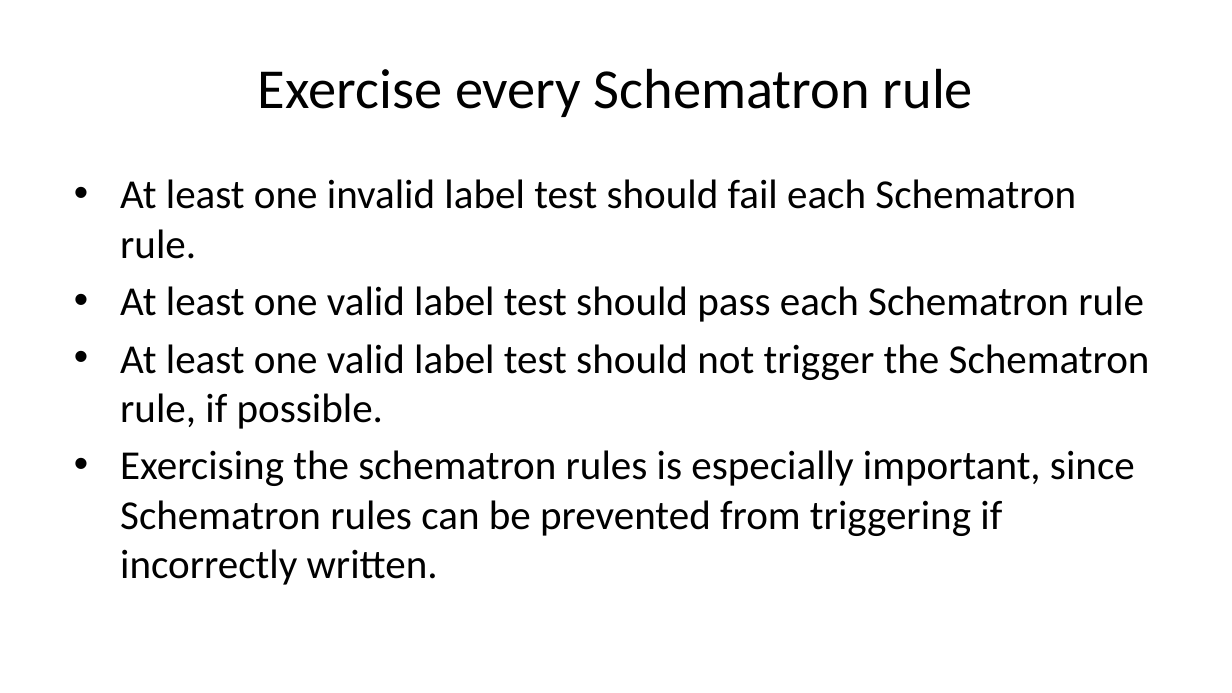
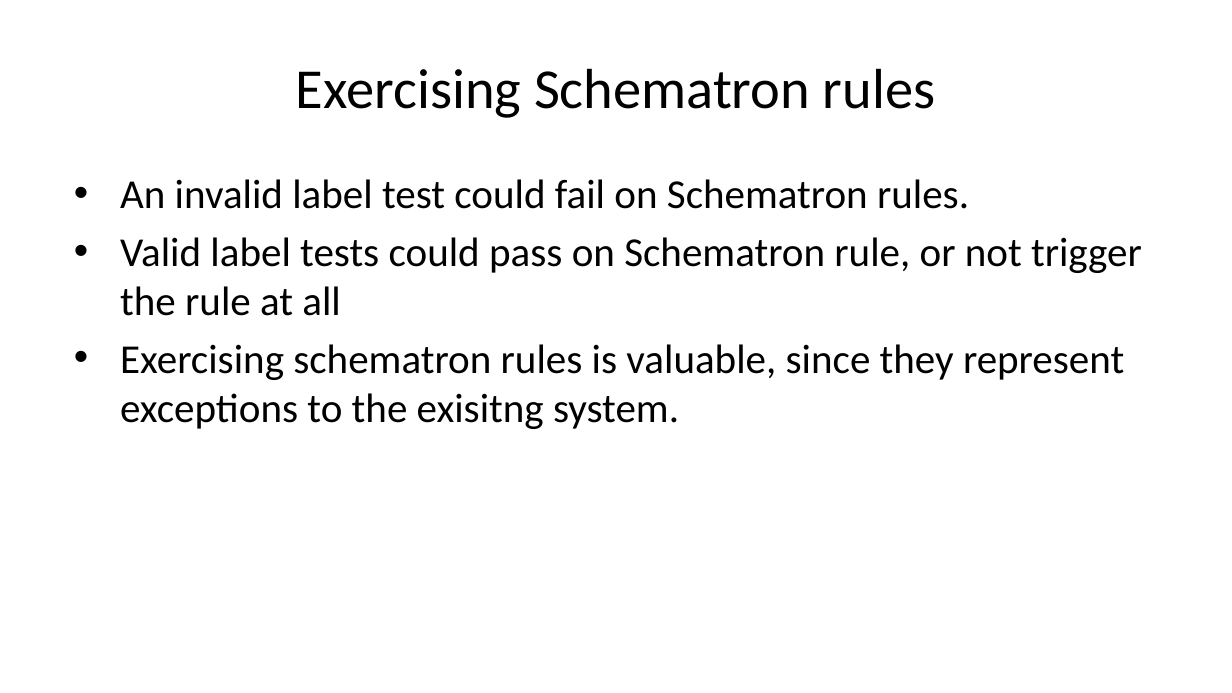
Before and after one commit to sbn-psi/dmsp, a slide deck: slide 18 of LDDTesting/stone-LDDTestingTechniques.pptx. Drawn at 1232x693 pixels with LibreOffice and Linux fonts; fonts in the diff are those of the drawing. Boxes give left, top, right and bottom in pixels: in the first picture for what was removed or moved away, otherwise in the second. Text is boxed around its words. In the diff, an @@ line names an element or a change of style, - is before the commit and + after.

```diff
--- a/LDDTesting/stone-LDDTestingTechniques.pptx
+++ b/LDDTesting/stone-LDDTestingTechniques.pptx
@@ title at <box>296,68,935,118</box>: text changed @@
-Exercise every Schematron rule
+Exercising Schematron rules
@@ text at <box>120,179,1142,429</box>: text changed @@
-• At least one invalid label test should fail each Schematron rule.
-• At least one valid label test should pass each Schematron rule
-• At least one valid label test should not trigger the Schematron rule, if possible.
-• Exercising the schematron rules is especially important, since Schematron rules can be prevented from triggering if incorrectly written.
+• An invalid label test could fail on Schematron rules.
+• Valid label tests could pass on Schematron rule, or not trigger the rule at all
+• Exercising schematron rules is valuable, since they represent exceptions to the exisitng system.
```
Also in this commit, not shown: 11 other slides changed, 2 other files.
